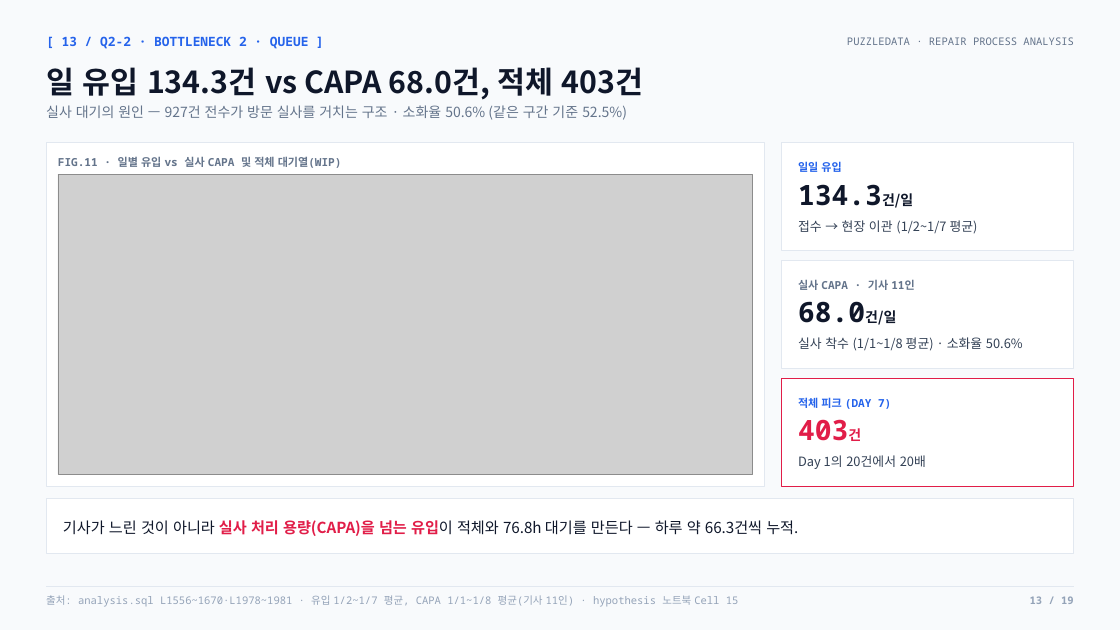
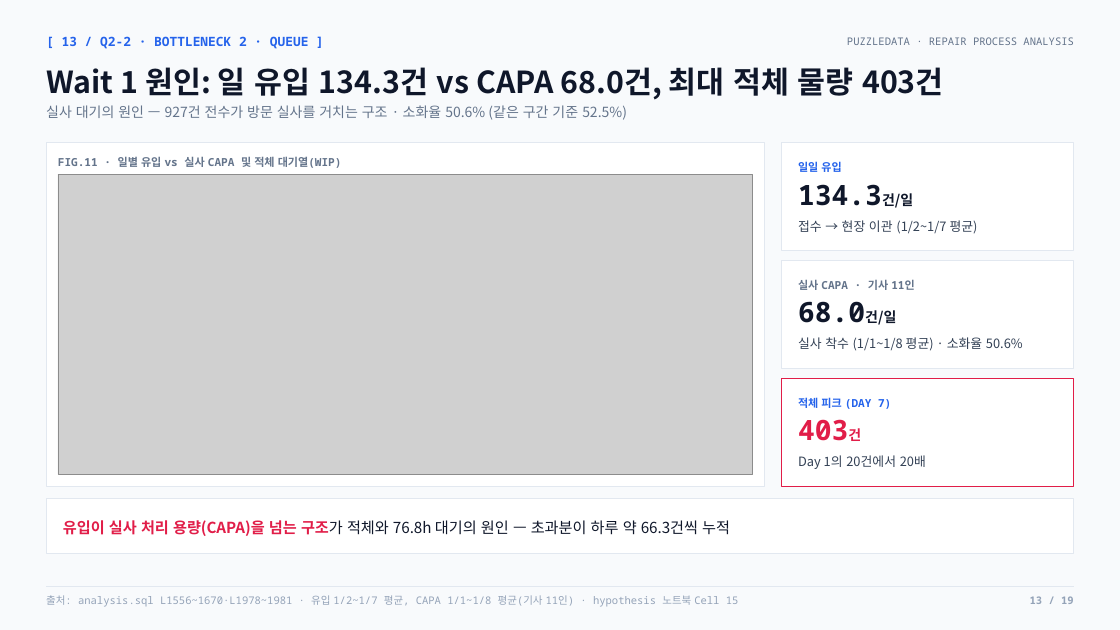
Before and after one commit to nus1245/puzzle_data, a slide deck: slide 13 of outputs/pptx/puzzledata_repair_report.pptx. Drawn at 1120x630 pixels with LibreOffice and Linux fonts; fonts in the diff are those of the drawing; grey boxes stand for pictures. Boxes give left, top, right and bottom in pixels: in the first picture for what was removed or moved away, otherwise in the second. Text is boxed around its words. In the diff, an @@ line names an element or a change of style, - is before the commit and + after.

```diff
--- a/outputs/pptx/puzzledata_repair_report.pptx
+++ b/outputs/pptx/puzzledata_repair_report.pptx
@@ text at <box>46,67,944,100</box>: text changed @@
-일 유입 134.3건 vs CAPA 68.0건, 적체 403건
+Wait 1 원인: 일 유입 134.3건 vs CAPA 68.0건, 최대 적체 물량 403건
@@ text at <box>63,520,730,536</box>: text changed @@
-기사가 느린 것이 아니라 실사 처리 용량(CAPA)을 넘는 유입이 적체와 76.8h 대기를 만든다 — 하루 약 66.3건씩 누적.
+유입이 실사 처리 용량(CAPA)을 넘는 구조가 적체와 76.8h 대기의 원인 — 초과분이 하루 약 66.3건씩 누적
```
Also in this commit, not shown: 2 other files.
